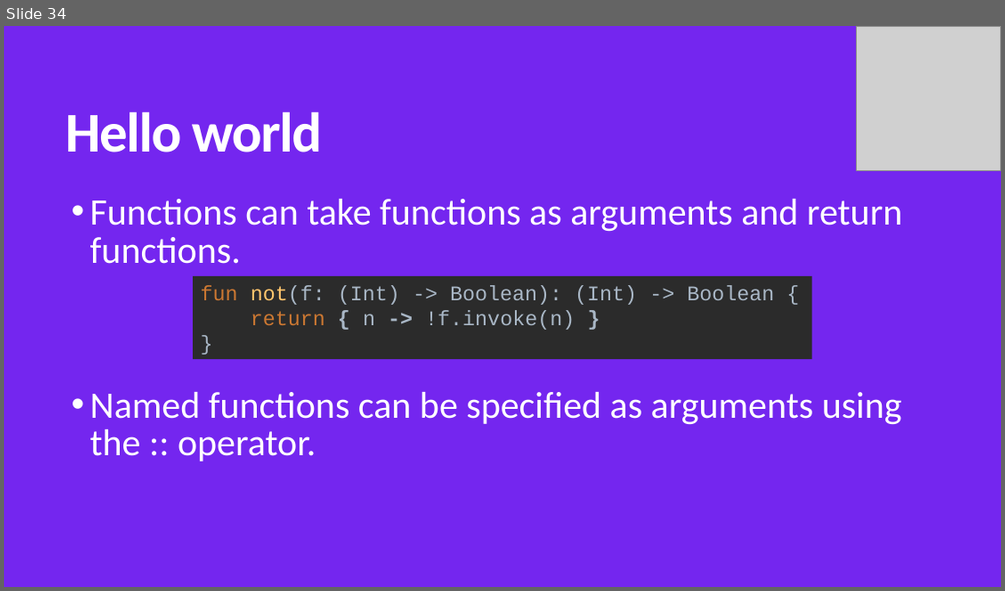
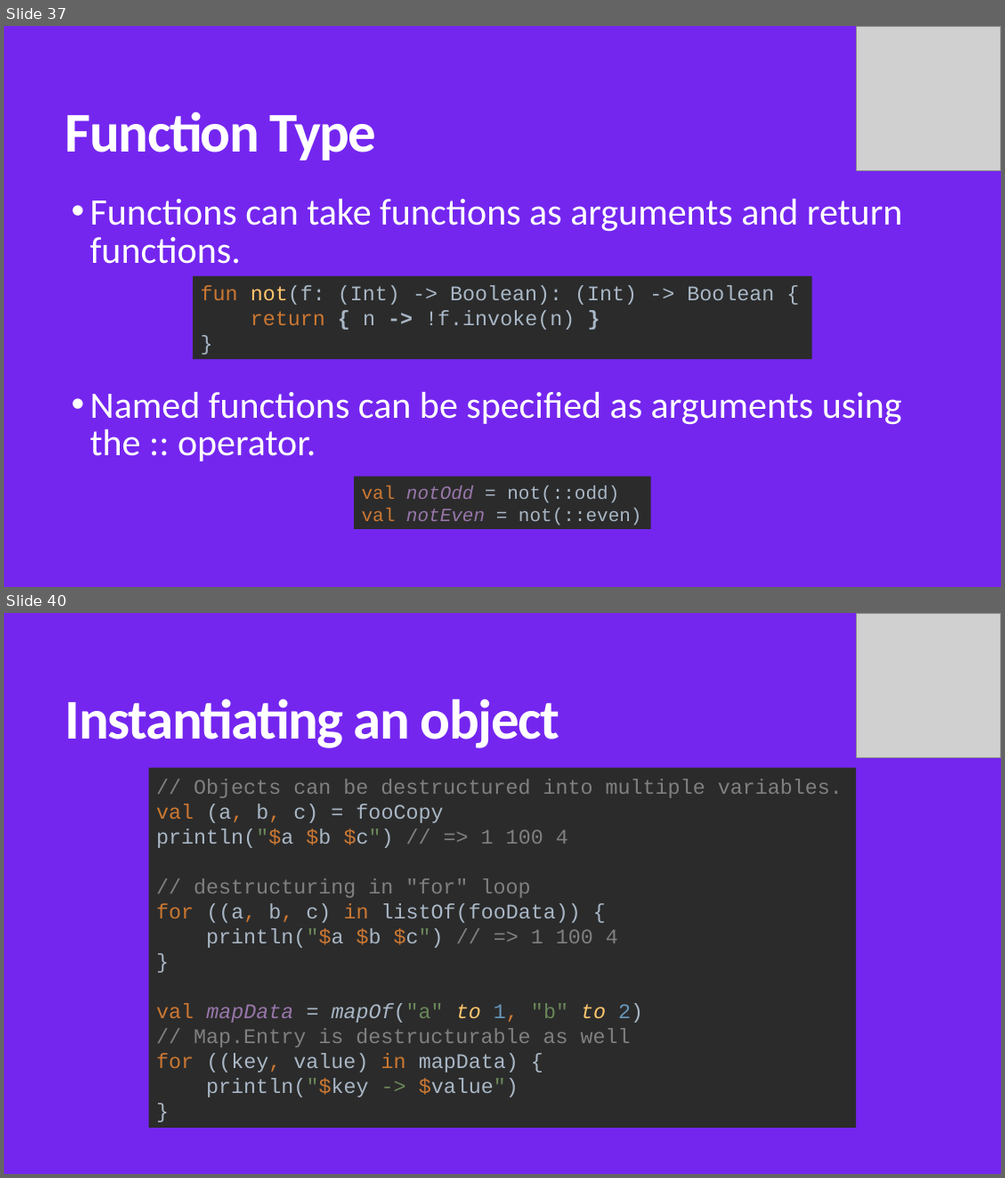
Before and after one commit to MohamedWael/Kotlin-crash-course, a slide deck: kotlin_intro.pptx. Shown one above the other, each under a label of ours: slide 34 before the commit, slides 37 and 40 after it; the slides between them are not shown. The pictures are 1005x591 and 1005x1178 pixels, drawn with LibreOffice and Linux fonts; fonts in the diff are those of the drawing; grey boxes stand for pictures. Boxes give left, top, right and bottom in pixels: in the first picture for what was removed or moved away, otherwise in the second. Text is boxed around its words. In the diff, an @@ line names an element or a change of style, - is before the commit and + after.

```diff
--- a/kotlin_intro.pptx
+++ b/kotlin_intro.pptx
@@ slide 40 added at (4,613,1001,1174), background #7426EF @@
@@ picture added at (857,613,1001,757) @@
@@ title added at (65,698,560,748), 54 pt, text #FFFFFF, bold @@
+Instantiating an object
@@ rectangle added at (149,768,857,1127), fill #2B2B2B, 20 pt, text #808080 @@
+// Objects can be destructured into multiple variables.
+val (a, b, c) = fooCopy
+println("$a $b $c") // => 1 100 4
+// destructuring in "for" loop
+for ((a, b, c) in listOf(fooData)) {
+println("$a $b $c") // => 1 100 4
+}
+val mapData = mapOf("a" to 1, "b" to 2)
+// Map.Entry is destructurable as well
+for ((key, value) in mapData) {
+println("$key -> $value")
+}
@@ what was slide 34 is now slide 37 @@
@@ slide 37 changed as well @@
@@ title at (65,111,376,160): text changed @@
-Hello world
+Function Type
@@ rectangle added at (354,476,651,529), fill #2B2B2B, 18 pt, text #A9B7C6 @@
+val notOdd = not(::odd)
+val notEven = not(::even)
```
Also in this commit, not shown: 15 other slides changed, 28 other slides added, 1 slide removed, 1 other file.
